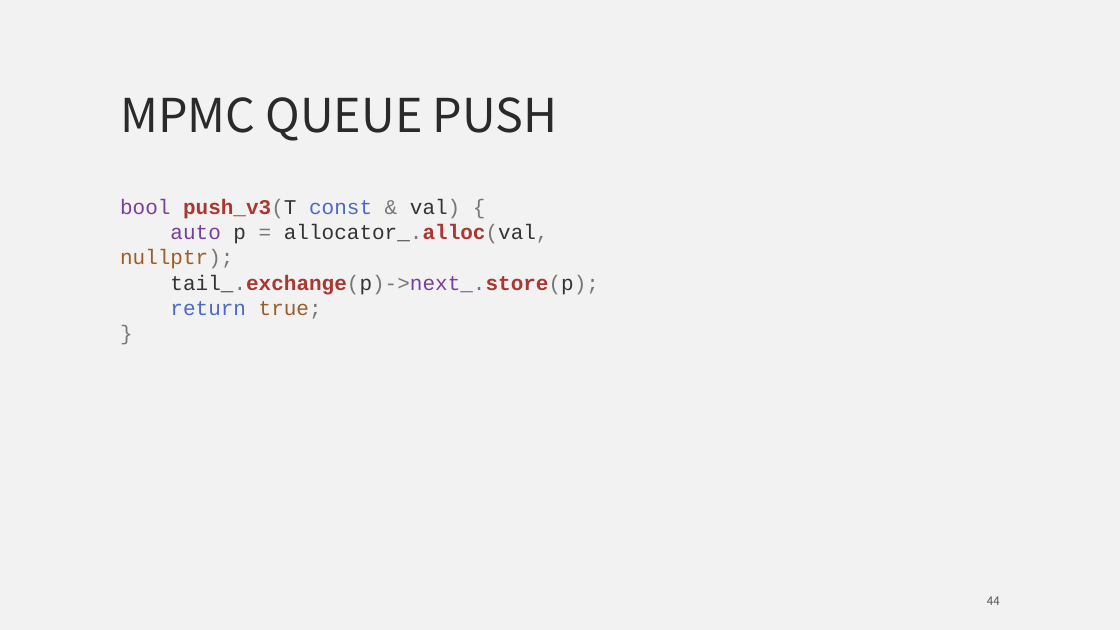
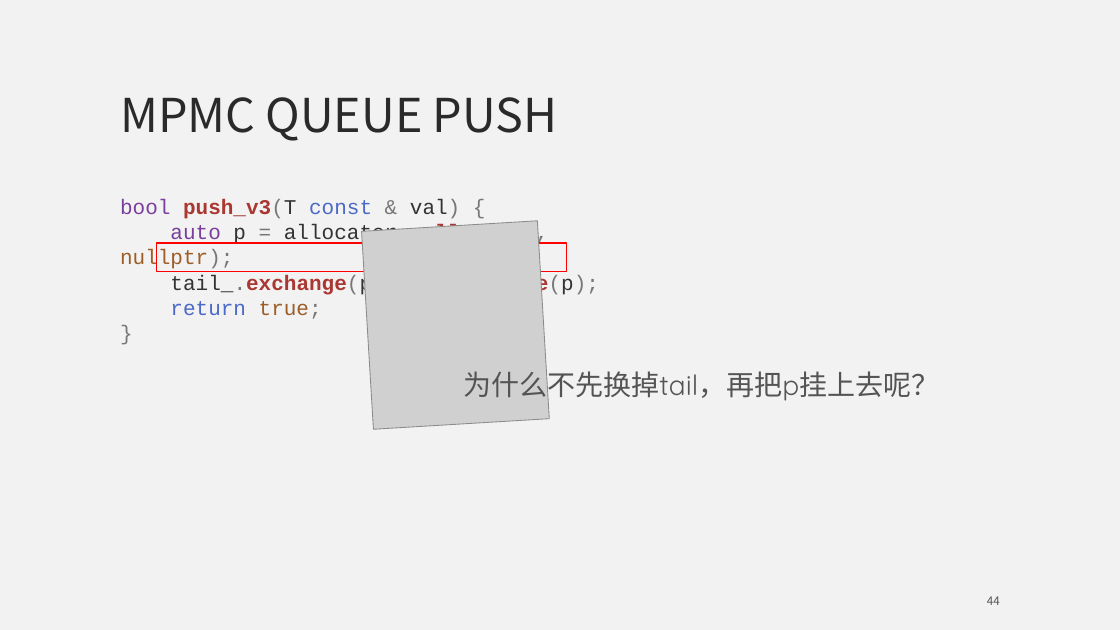
Before and after one commit to mutouyun/lock-free-queue, a slide deck: slide 44 of lock-free.pptx. Drawn at 1120x630 pixels with LibreOffice and Linux fonts; fonts in the diff are those of the drawing; grey boxes stand for pictures. Boxes give left, top, right and bottom in pixels: in the first picture for what was removed or moved away, otherwise in the second. Text is boxed around its words. In the diff, an @@ line names an element or a change of style, - is before the commit and + after.

```diff
--- a/lock-free.pptx
+++ b/lock-free.pptx
@@ picture added at [361,221,549,429] @@
@@ rectangle added at [156,243,566,271], outline #FF0000 1.5 pt @@
@@ text added at [463,367,939,403], 24 pt, text #545454 @@
+为什么不先换掉tail，再把p挂上去呢？
```
Also in this commit, not shown: 17 other slides changed, 22 slides added, 3 slides removed, 2 other files.
